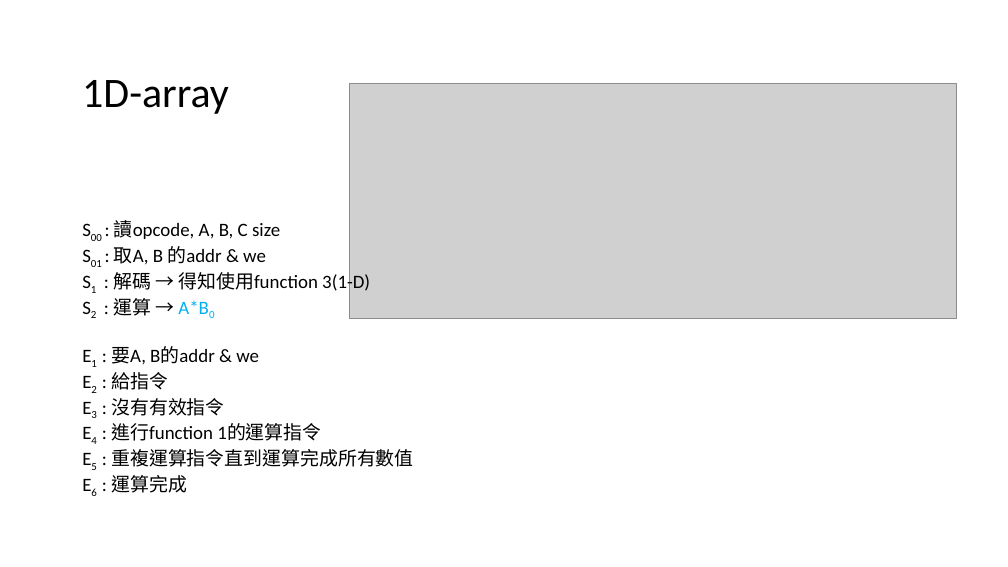
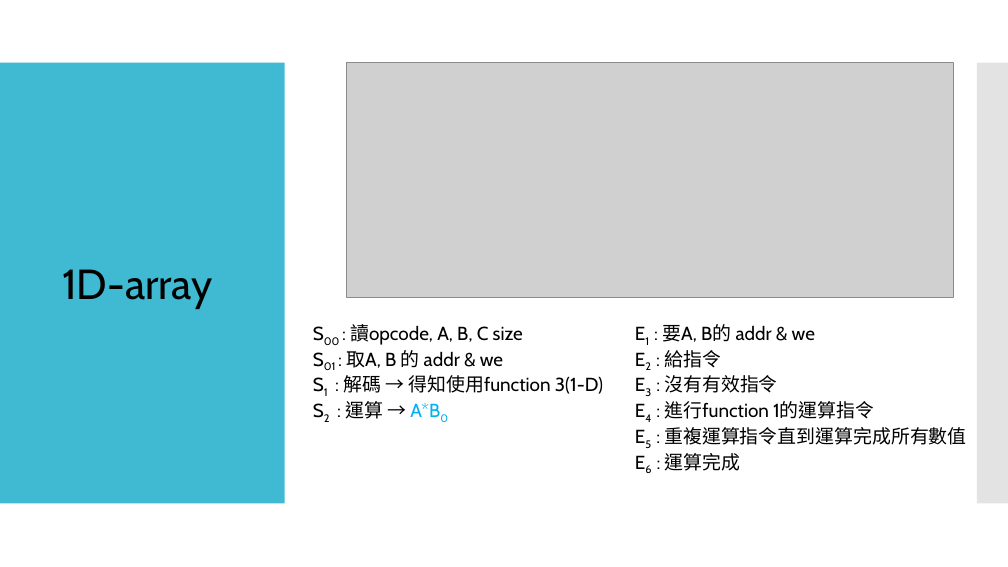
Before and after one commit to BBS86x1023/FPGA-simple-TPU, a slide deck: slide 23 of FPGA Final Project.pptx (slide 22 before the commit). Drawn at 1008x567 pixels with LibreOffice and Linux fonts; fonts in the diff are those of the drawing; grey boxes stand for pictures. Boxes give left, top, right and bottom in pixels: in the first picture for what was removed or moved away, otherwise in the second. Text is boxed around its words. In the diff, an @@ line names an element or a change of style, - is before the commit and + after.

```diff
--- a/FPGA Final Project.pptx
+++ b/FPGA Final Project.pptx
@@ rectangle added at box(0, 63, 285, 504), fill #40BAD2 @@
@@ picture: place and size @@
-picture at box(349, 83, 956, 318)
+picture at box(347, 62, 954, 297)
@@ rectangle added at box(977, 63, 1008, 504), fill #C8C8C8 at 50% opacity @@
@@ text "1D-array": place and size @@
-text "1D-array" at box(82, 80, 229, 114)
+text "1D-array" at box(62, 269, 212, 309)
@@ text "1D-array" at box(62, 269, 212, 309): font Calibri to Cabin @@
@@ text "S00 : 讀opcode, A, B, ...": place and size @@
-text "S00 : 讀opcode, A, B, ..." at box(111, 220, 413, 493)
+text "S00 : 讀opcode, A, B, ..." at box(343, 324, 603, 419)
@@ text at box(343, 324, 603, 419): font Calibri to Cabin in "S00 : 讀opcode, A, B, C size", "S1 : 解碼 → 得知使用function 3(1-D)", "S2 : 運算 → A*B0" @@
@@ text added at box(662, 324, 966, 471), 18 pt, text #000000 @@
+E1 : 要A, B的 addr & we
+E2 : 給指令
+E3 : 沒有有效指令
+E4 : 進行function 1的運算指令
+E5 : 重複運算指令直到運算完成所有數值
+E6 : 運算完成
@@ text at box(111, 347, 413, 493): paragraphs removed @@
-E1 : 要A, B的addr & we
-E2 : 給指令
-E3 : 沒有有效指令
-E4 : 進行function 1的運算指令
-E5 : 重複運算指令直到運算完成所有數值
-E6 : 運算完成
@@ text at box(346, 350, 503, 368): text changed; font Calibri to Cabin @@
-S01 : 取A, B 的addr & we
+S01 : 取A, B 的 addr & we
```
Also in this commit, not shown: 20 other slides changed, 8 slides added, 7 slides removed.
